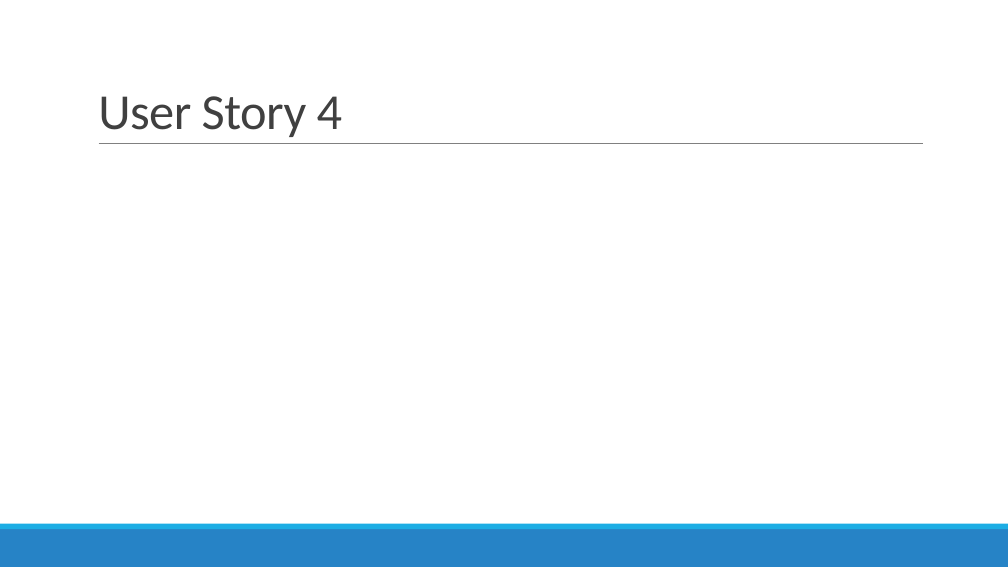
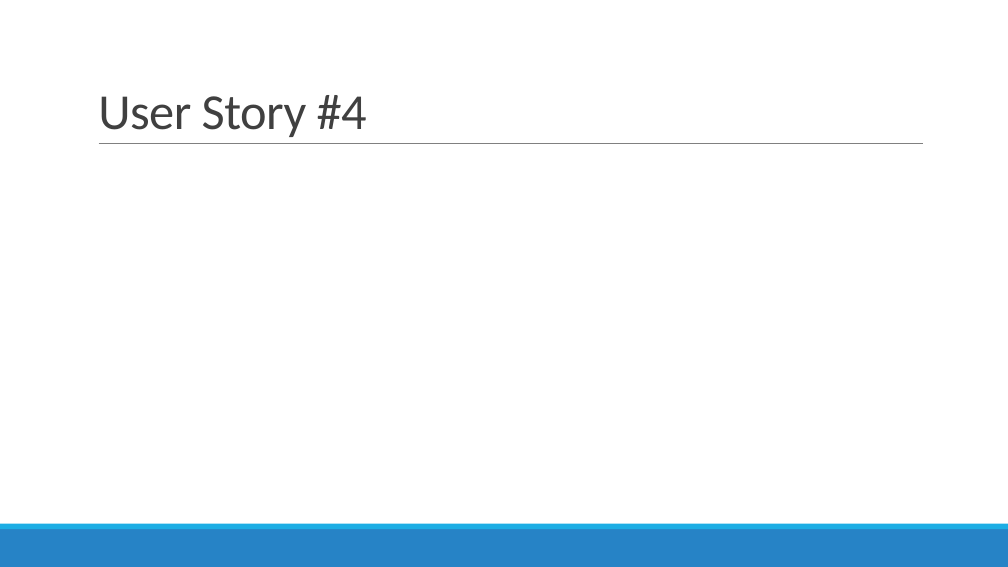
Before and after one commit to benkelly2/KV6002, a slide deck: slide 15 of KV6002_21 TOR Presentation.pptx. Drawn at 1008x567 pixels with LibreOffice and Linux fonts; fonts in the diff are those of the drawing. Boxes give left, top, right and bottom in pixels: in the first picture for what was removed or moved away, otherwise in the second. Text is boxed around its words. In the diff, an @@ line names an element or a change of style, - is before the commit and + after.

```diff
--- a/KV6002_21 TOR Presentation.pptx
+++ b/KV6002_21 TOR Presentation.pptx
@@ title at box(98, 95, 367, 137): text changed @@
-User Story 4
+User Story #4
```
Also in this commit, not shown: 4 other slides changed.
